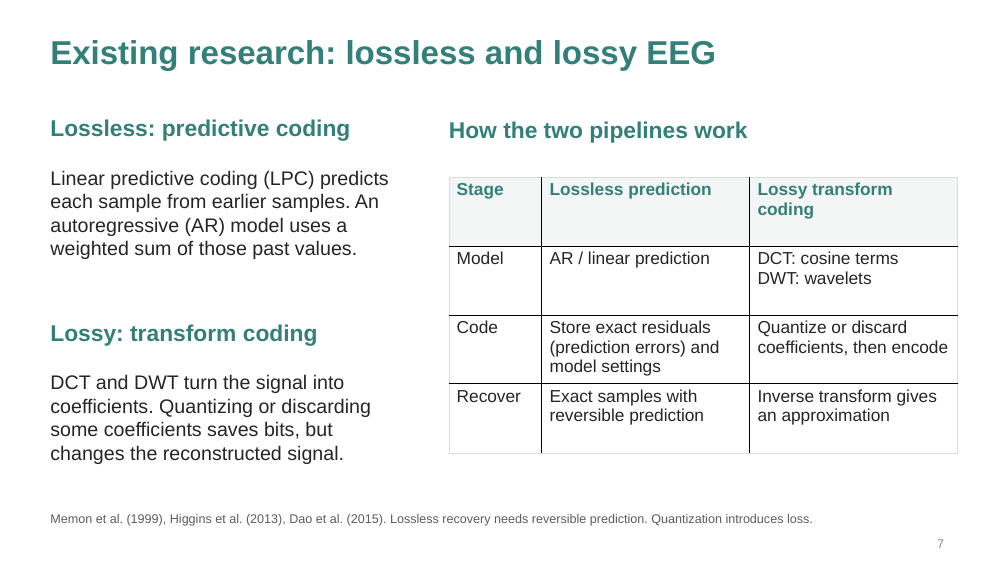
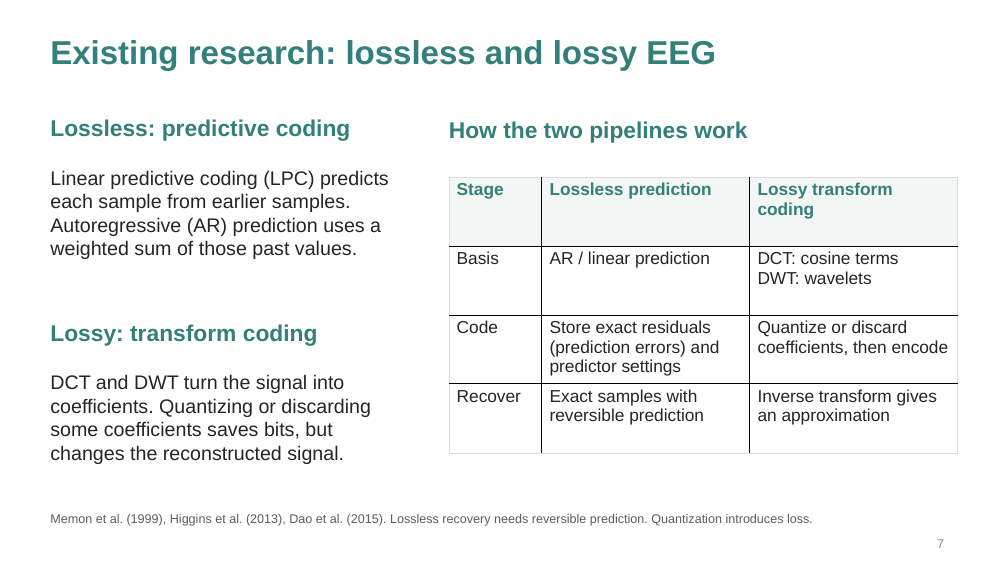
Before and after one commit to Deb044/DataCompression, a slide deck: slide 7 of output/presentation/every-bit-of-the-brain.pptx. Drawn at 1008x567 pixels with LibreOffice and Linux fonts; fonts in the diff are those of the drawing. Boxes give left, top, right and bottom in pixels: in the first picture for what was removed or moved away, otherwise in the second. Text is boxed around its words. In the diff, an @@ line names an element or a change of style, - is before the commit and + after.

```diff
--- a/output/presentation/every-bit-of-the-brain.pptx
+++ b/output/presentation/every-bit-of-the-brain.pptx
@@ text at [50,170,389,259]: text changed @@
-Linear predictive coding (LPC) predicts each sample from earlier samples. An autoregressive (AR) model uses a weighted sum of those past values.
+Linear predictive coding (LPC) predicts each sample from earlier samples. Autoregressive (AR) prediction uses a weighted sum of those past values.
@@ table at [449,177,958,453] @@
-row 2, column 1: Model
+row 2, column 1: Basis
-row 3, column 2: Store exact residuals / (prediction errors) and / model settings
+row 3, column 2: Store exact residuals / (prediction errors) and / predictor settings
```
Also in this commit, not shown: 11 other slides changed, 5 other files.
